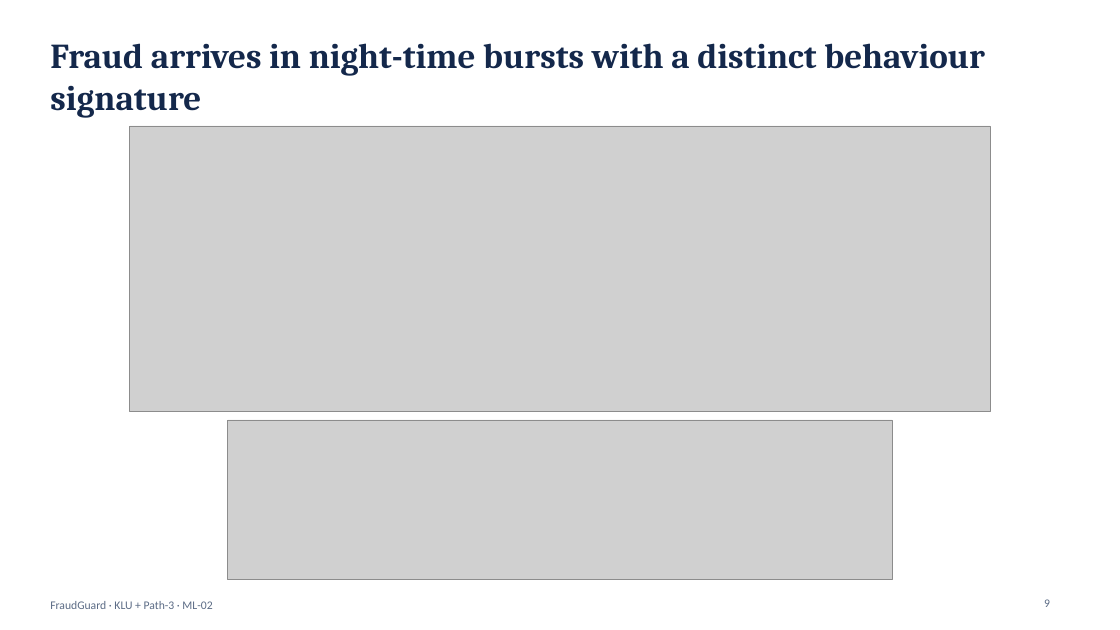
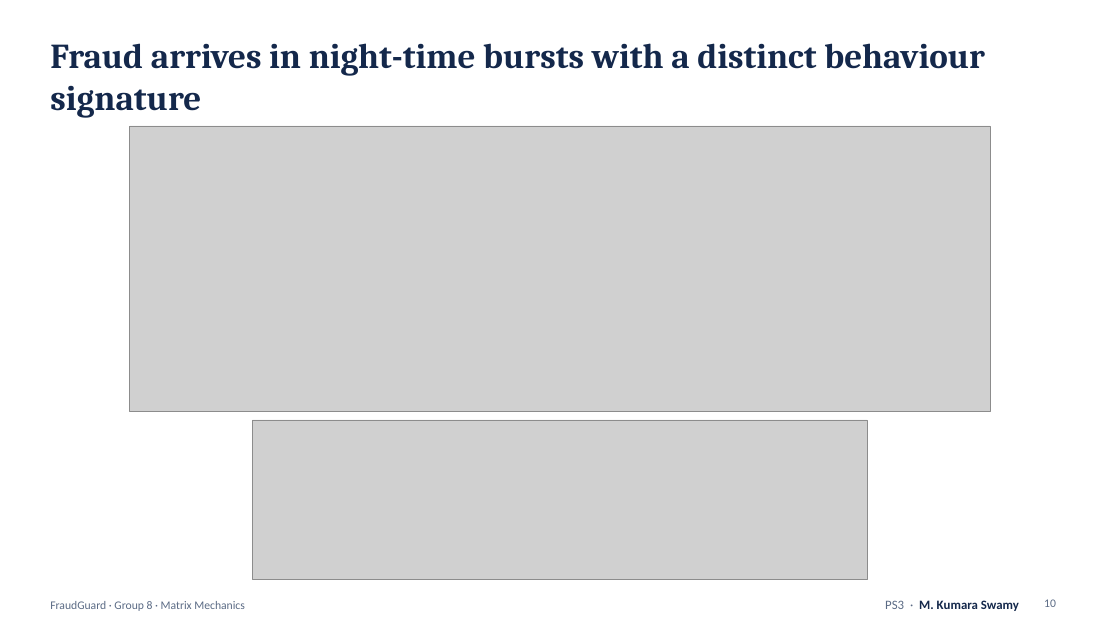
Before and after one commit to naishadhvytla/hackathon01calibo, a slide deck: slide 10 of docs/FraudGuard_Presentation.pptx (slide 9 before the commit). Drawn at 1120x630 pixels with LibreOffice and Linux fonts; fonts in the diff are those of the drawing; grey boxes stand for pictures. Boxes give left, top, right and bottom in pixels: in the first picture for what was removed or moved away, otherwise in the second. Text is boxed around its words. In the diff, an @@ line names an element or a change of style, - is before the commit and + after.

Commit message:
Team details, live URL, PS ownership; fix overlapping chart titles
- Group 8 · Matrix Mechanics, members and https://calibofraudguard.netlify.app/ in the deck, all Word documents, README, notebook, web app and Streamlit demo
- Problem-statement owners: PS1-2 N. Varshitha, PS3-4 M. Kumara Swamy, PS5-6 V. Naishadh, PS7-8 M. Suman Srinivas
- Deck: new team/ownership slide, presenter named on every slide, placeholders replaced, demo screenshots retaken (27 slides)
- Figures: super-titles moved above panel titles (fixes overlap on the fraud-by-amount/hour slide and six other charts); notebooks re-executed, every number unchanged
- README .docx: code blocks and table widths readable

```diff
--- a/docs/FraudGuard_Presentation.pptx
+++ b/docs/FraudGuard_Presentation.pptx
@@ picture: place and size @@
-picture at <box>228,420,892,580</box>
+picture at <box>253,420,868,580</box>
@@ page number at <box>1044,599,1056,607</box>: text changed @@
-9
+10
@@ text at <box>50,601,245,611</box>: text changed @@
-FraudGuard · KLU + Path-3 · ML-02
+FraudGuard · Group 8 · Matrix Mechanics
@@ text added at <box>885,600,1019,611</box>, 11 pt, text #14284B, bold @@
+PS3 · M. Kumara Swamy
```
Also in this commit, not shown: 25 other slides changed, 1 slide added, 32 other files.
